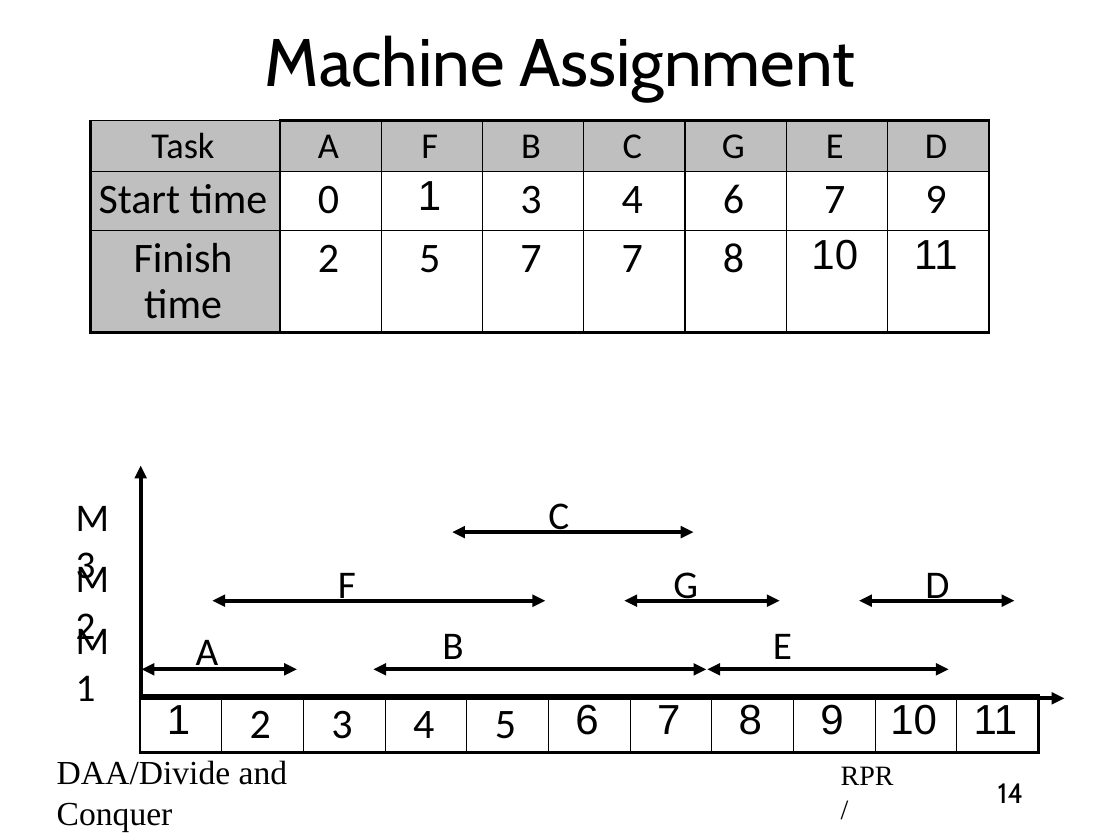
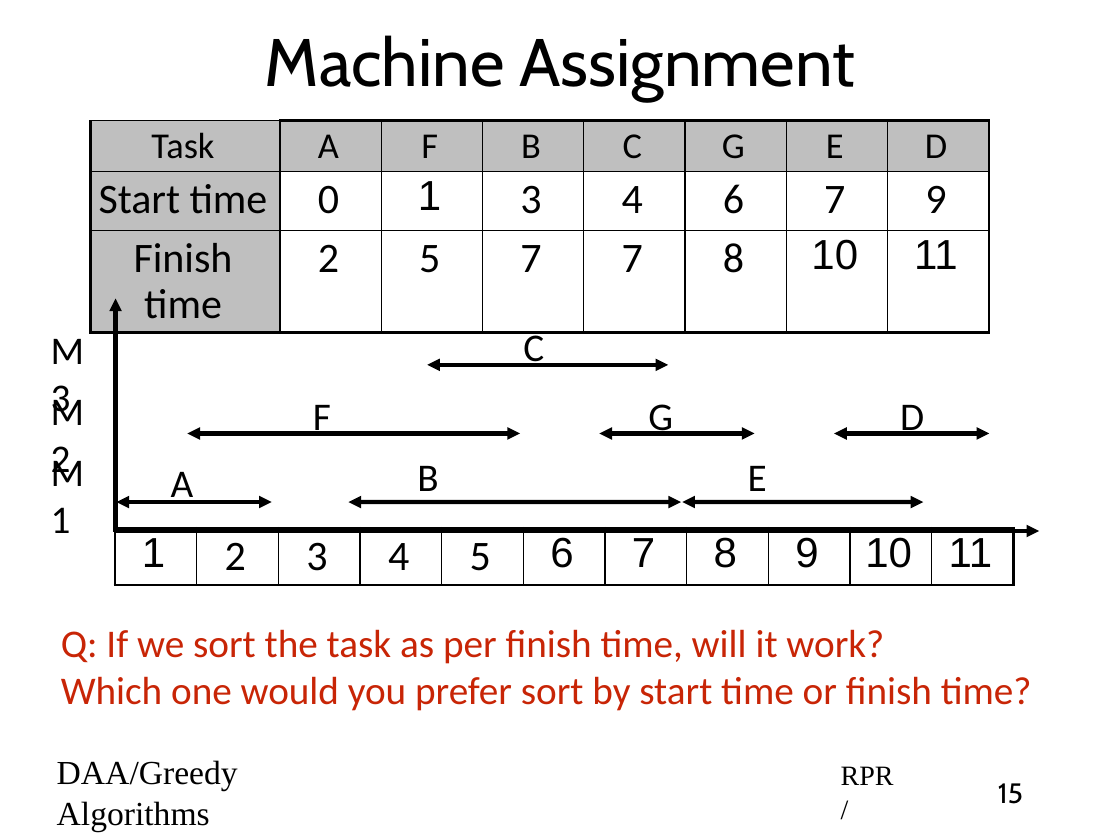
Before and after one commit to rprustagi/2019-17CS43-DAA, a slide deck: slide 15 of Slides-RPR/2019-H1-DAA-L21-Greedy-Algo-overview.pptx (slide 14 before the commit). Drawn at 1120x840 pixels with LibreOffice and Linux fonts; fonts in the diff are those of the drawing. Boxes give left, top, right and bottom in pixels: in the first picture for what was removed or moved away, otherwise in the second. Text is boxed around its words. In the diff, an @@ line names an element or a change of style, - is before the commit and + after.

Commit message:
Typo Error corrections in existing slides

```diff
--- a/Slides-RPR/2019-H1-DAA-L21-Greedy-Algo-overview.pptx
+++ b/Slides-RPR/2019-H1-DAA-L21-Greedy-Algo-overview.pptx
@@ double arrow added from (427, 365) to (668, 365), #000000 3 pt @@
@@ 3 double arrows, 2 arrows, 1 table, 1 text: place and size @@
-3 double arrows, 2 arrows, 1 table, 1 text at (66, 466, 1065, 840)
+3 double arrows, 2 arrows, 1 table, 1 text at (40, 298, 1039, 686)
@@ 9 texts, 2 double arrows: place and size @@
-9 texts, 2 double arrows at (66, 503, 949, 691)
+9 texts, 2 double arrows at (40, 331, 924, 523)
@@ double arrow moved from (453, 532) - (694, 532) to (349, 502) - (681, 502) @@
@@ text added at (61, 629, 1032, 711), 28 pt, text #C82506 @@
+Q: If we sort the task as per finish time, will it work?
+Which one would you prefer sort by start time or finish time?
@@ double arrow removed from (374, 669) to (707, 669) @@
@@ text at (57, 760, 238, 831): text changed @@
-DAA/Divide and Conquer
+DAA/Greedy Algorithms
@@ page number at (998, 783, 1023, 804): text changed @@
-14
+15
```
Also in this commit, not shown: 15 other slides changed, 1 slide added, 1 slide removed, 12 other files.
